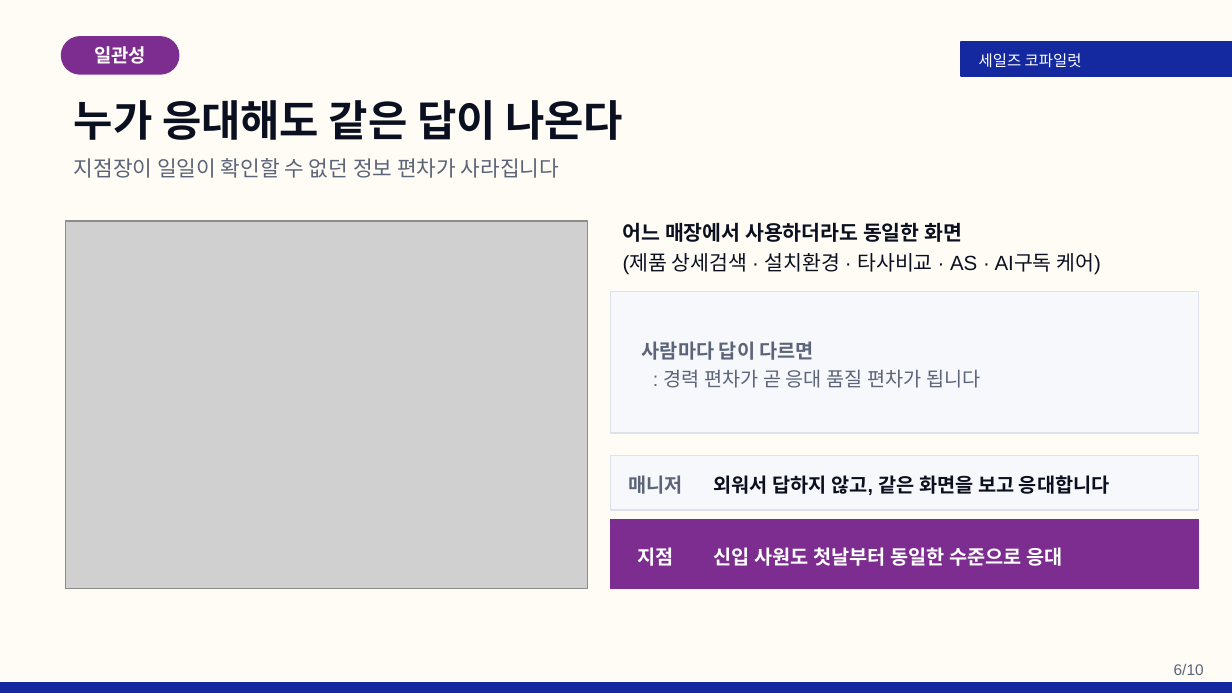
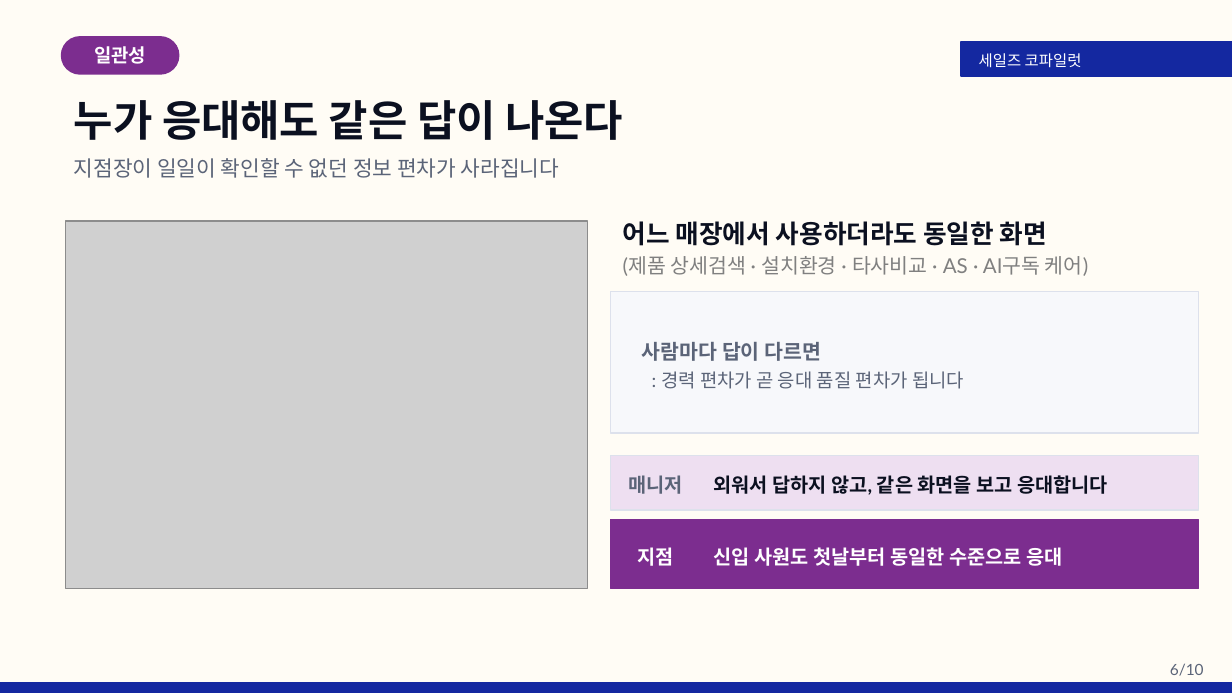
Before and after one commit to rhrjsgks-jarvis/gyeongwon-ax-hub, a slide deck: slide 6 of 발표자료/세일즈코파일럿_5분발표_웹툰없음(삼성폰트적용).pptx. Drawn at 1232x693 pixels with LibreOffice and Linux fonts; fonts in the diff are those of the drawing; grey boxes stand for pictures. Boxes give left, top, right and bottom in pixels: in the first picture for what was removed or moved away, otherwise in the second. Text is boxed around its words. In the diff, an @@ line names an element or a change of style, - is before the commit and + after.

```diff
--- a/발표자료/세일즈코파일럿_5분발표_웹툰없음(삼성폰트적용).pptx
+++ b/발표자료/세일즈코파일럿_5분발표_웹툰없음(삼성폰트적용).pptx
@@ text "어느 매장에서 사용하더라도 동일한 화면" at [623, 221, 1088, 276]: size 12 to 15 pt in "어느 매장에서 사용하더라도 동일한 화면"; font Arial to Lato, text colour #0B1020 to #808080 in "(제품 상세검색 · 설치환경 · 타사비교 · ..." @@
@@ text "사람마다 답이 다르면" at [642, 342, 964, 389]: size 11.5 to 12 pt in "사람마다 답이 다르면"; size 11.5 to 11 pt, font Arial to Lato in ": 경력 편차가 곧 응대 품질 편차가 ..." @@
@@ rectangle at [610, 456, 1198, 510]: fill #F7F8FB to #EEDFF1 @@
@@ font Arial to Lato in 3 elements at [629, 475, 683, 494], [714, 475, 1108, 495], [1170, 663, 1204, 676] @@
```
Also in this commit, not shown: 9 other slides changed, 5 other files.
